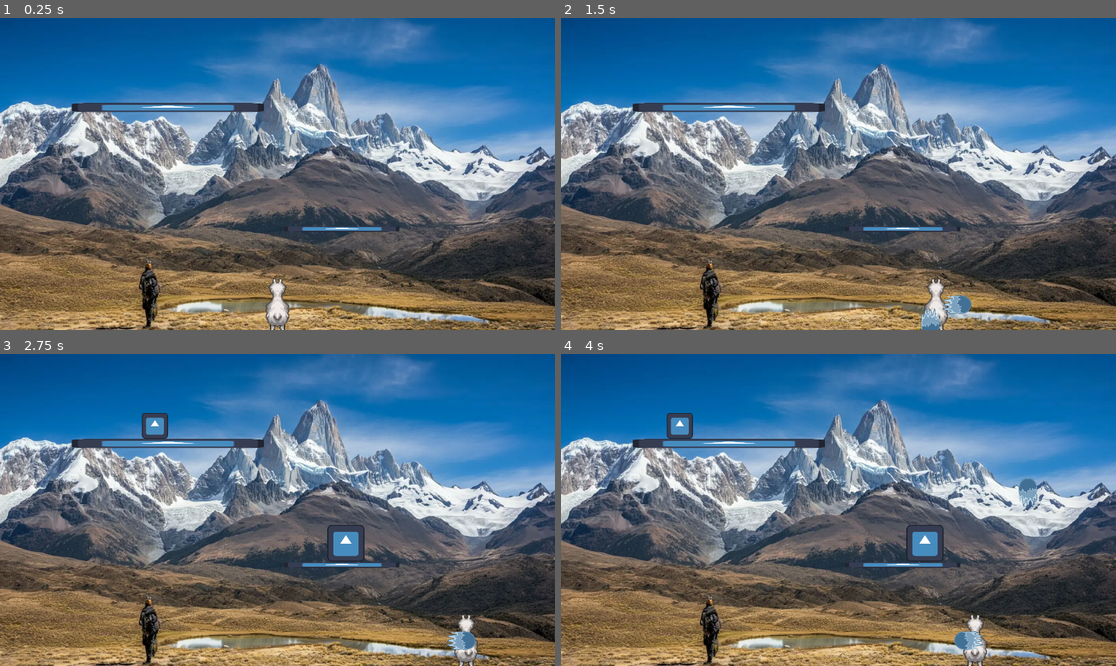
Above: before the commit, frames 1-4 (two rows, left to right).
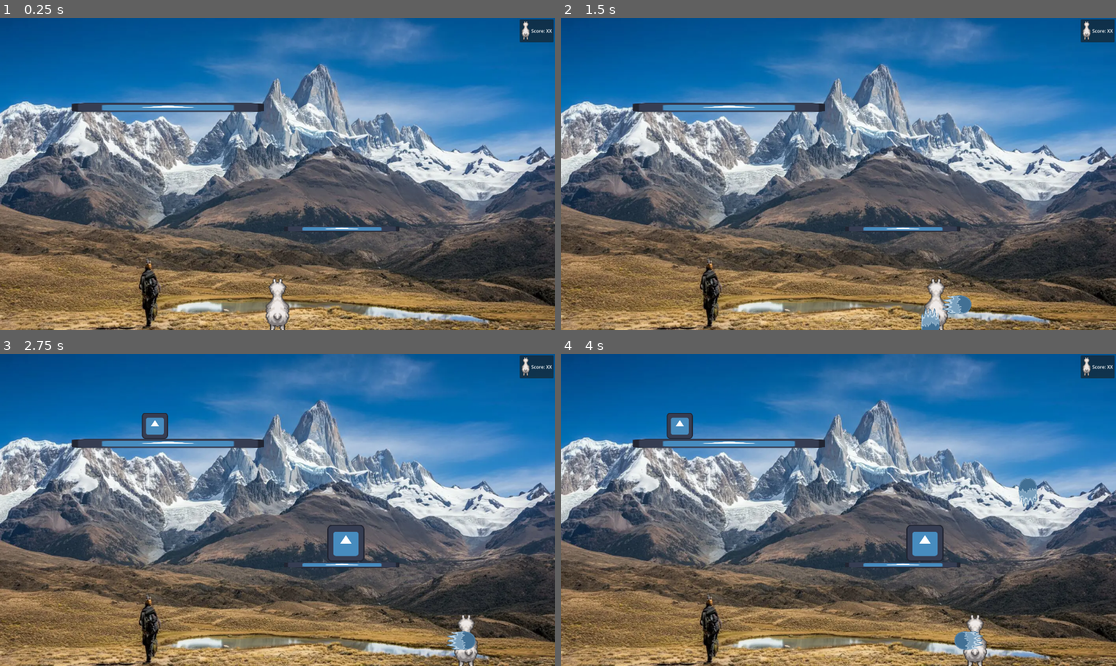
Above: after the commit, the same moments.

Repository: FabienSchmitt/Split
Game: Godot game, scene res://scenes/Tests/main_test.tscn
Two runs of this game, one before a commit and one after it. Both use one fixed random seed, a clock stepped at 60 frames per second and the inputs below. The project has no main scene, so this scene is started directly. The engine's default icon, where the game draws it, is replaced by a stand-in: a white triangle on a blue panel in a dark square.
Inputs:
- Up to frame 1 (0.25 s): no input
- Up to frame 2 (1.5 s): tap Enter at 0.5 s; hold D (move_right) 0.53-1.28 s; tap Space (attack) at 0.6, 1.35 s; hold S (move_down) from 1.28 s (still down)
- Up to frame 3 (2.75 s): release S (move_down) at 2.03 s; hold D (move_right) from 2.03 s (still down); tap Space (attack) at 2.1 s
- Up to frame 4 (4 s): release D (move_right) at 2.78 s; hold W (move_up) 2.78-3.53 s; tap Space (attack) at 2.85, 3.6 s; hold A (move_left) from 3.53 s (still down)

The runs differ from the first frame. In frame 1, 0.5% of the frame differs, in the area x 93-100%, y 0-8%; in frame 2, 0.5%; in frame 3, 0.5%; in frame 4, 0.5%.

Commit message:
Add score to main test scene

Diff:
--- a/scenes/Tests/main_test.tscn
+++ b/scenes/Tests/main_test.tscn
@@ -4,6 +4,7 @@
 [ext_resource type="PackedScene" uid="uid://dlsjbkug74opl" path="res://scenes/player/player.tscn" id="2_6sny6"]
 [ext_resource type="PackedScene" uid="uid://cbkbhmpeop5u5" path="res://scenes/ui/ui_manager.tscn" id="3_7d3wn"]
 [ext_resource type="PackedScene" uid="uid://cbsfgudr4nhn7" path="res://scenes/Tests/test_tourist_scene.tscn" id="4_e6vto"]
+[ext_resource type="PackedScene" uid="uid://kfklb8l882ft" path="res://scenes/player/playerHUD.tscn" id="5_qmqke"]
 
 [sub_resource type="RectangleShape2D" id="RectangleShape2D_lo2sf"]
 size = Vector2(8, 1081)
@@ -52,3 +53,5 @@
 
 [node name="TestTouristScene" parent="." unique_id=1926719705 instance=ExtResource("4_e6vto")]
 position = Vector2(-714, -376)
+
+[node name="PlayerHud" parent="." unique_id=1671160535 instance=ExtResource("5_qmqke")]
--- a/scripts/gameplay/tourist.gd
+++ b/scripts/gameplay/tourist.gd
@@ -28,6 +28,7 @@
 
 func _has_been_hit() -> void :
 	print("has been hit")
+	EventBus.player_score_added.emit(1)
 	life_component.take_damage()
 
 
